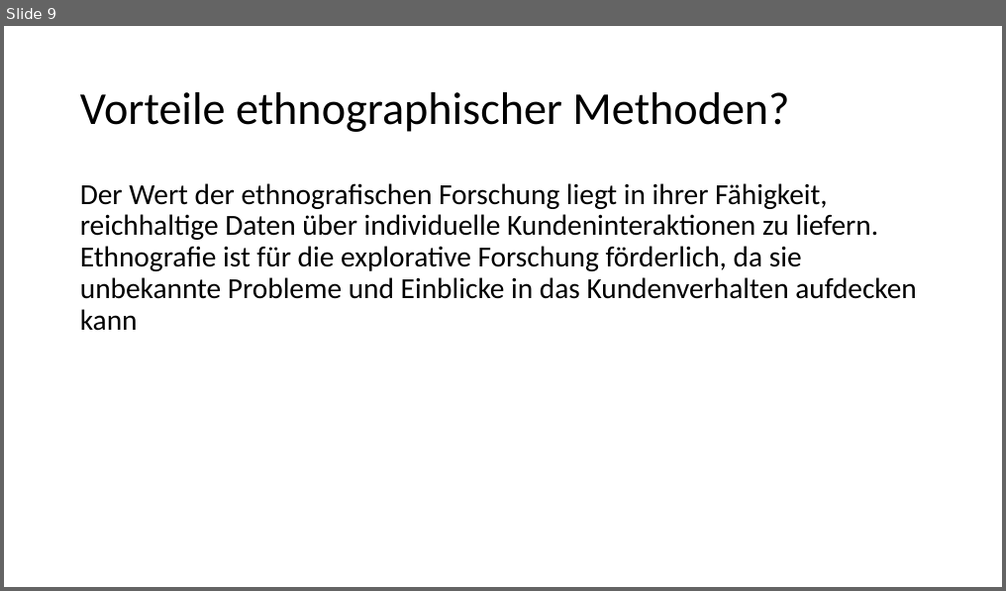
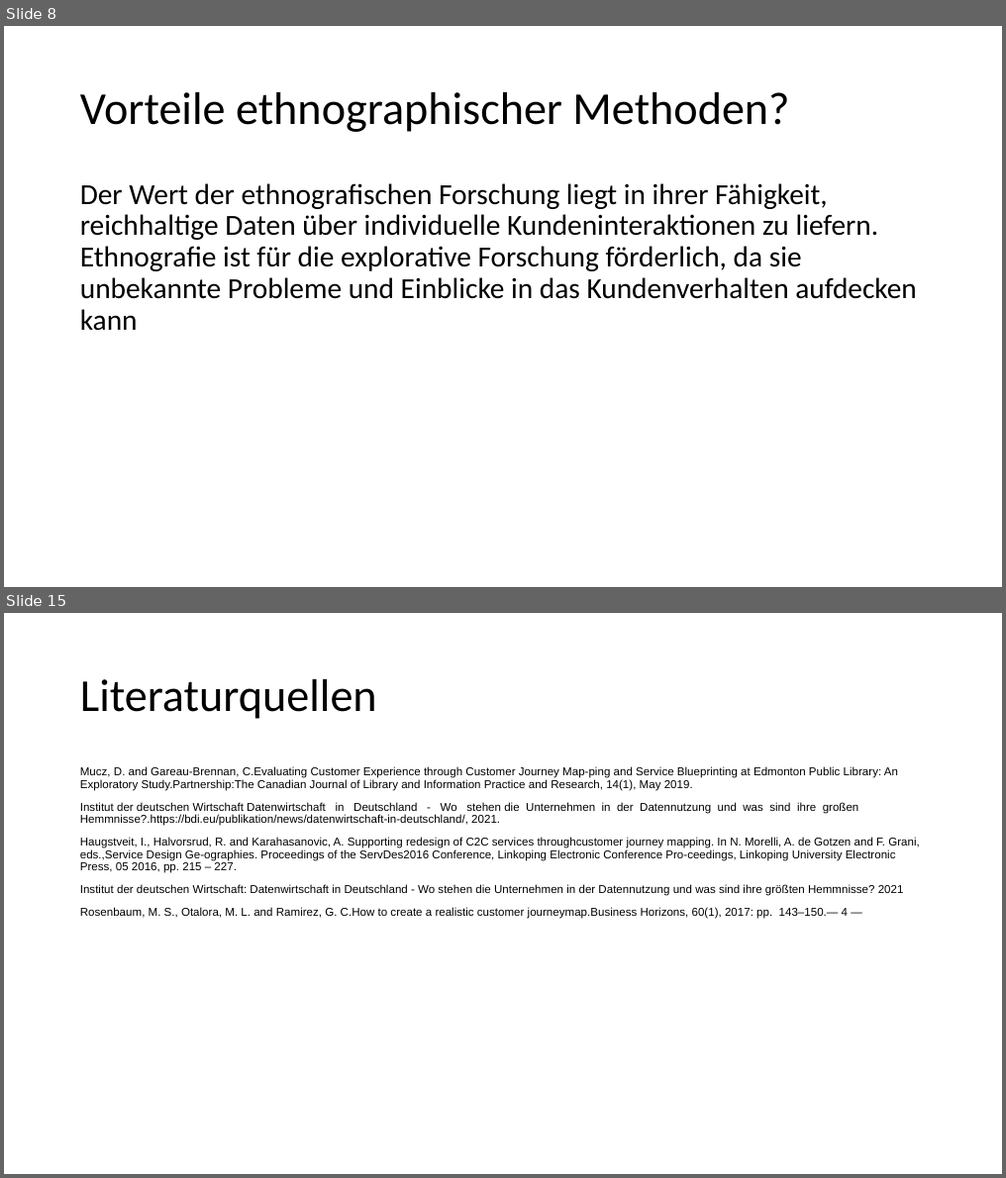
Before and after one commit to TimBoeckel/HCI-Sem-JourneyMaps, a slide deck: Praesentation/Präsentation_Tim.pptx. Shown one above the other, each under a label of ours: slide 9 before the commit, slides 8 and 15 after it; the slides between them are not shown. The pictures are 1006x591 and 1006x1178 pixels, drawn with LibreOffice and Linux fonts; fonts in the diff are those of the drawing. Boxes give left, top, right and bottom in pixels: in the first picture for what was removed or moved away, otherwise in the second. Text is boxed around its words. In the diff, an @@ line names an element or a change of style, - is before the commit and + after.

```diff
--- a/Praesentation/Präsentation_Tim.pptx
+++ b/Praesentation/Präsentation_Tim.pptx
@@ slide 15 added at (4, 613, 1002, 1174), background #FFFFFF @@
@@ title added at (80, 679, 377, 719), 44 pt, text #000000 @@
+Literaturquellen
@@ text added at (80, 766, 920, 919), 11 pt, text #000000 @@
+Mucz, D. and Gareau-Brennan, C.Evaluating Customer Experience through Customer Journey Map-ping and Service Blueprinting at Edmonton Public Library: An Exploratory Study.Partnership:The Canadian Journal of Library and Information Practice and Research, 14(1), May 2019.
+Institut der deutschen Wirtschaft Datenwirtschaft in Deutschland - Wo stehen die Unternehmen in der Datennutzung und was sind ihre großen Hemmnisse?.https://bdi.eu/publikation/news/datenwirtschaft-in-deutschland/, 2021.
+Haugstveit, I., Halvorsrud, R. and Karahasanovic, A. Supporting redesign of C2C services throughcustomer journey mapping. In N. Morelli, A. de Gotzen and F. Grani, eds.,Service Design Ge-ographies. Proceedings of the ServDes2016 Conference, Linkoping Electronic Conference Pro-ceedings, Linkoping University Electronic Press, 05 2016, pp. 215 – 227.
+Institut der deutschen Wirtschaft: Datenwirtschaft in Deutschland - Wo stehen die Unternehmen in der Datennutzung und was sind ihre größten Hemmnisse? 2021
+Rosenbaum, M. S., Otalora, M. L. and Ramirez, G. C.How to create a realistic customer journeymap.Business Horizons, 60(1), 2017: pp. 143–150.— 4 —
@@ what was slide 9 is now slide 8 @@
```
Also in this commit, not shown: 8 slides changed, 5 other slides added, 1 slide removed.
